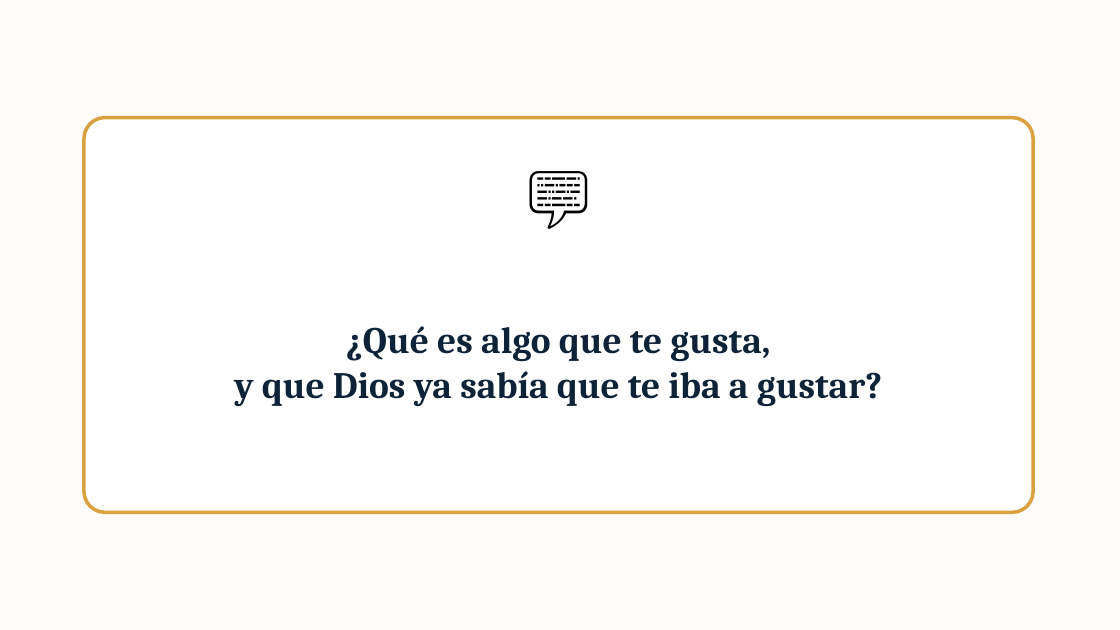
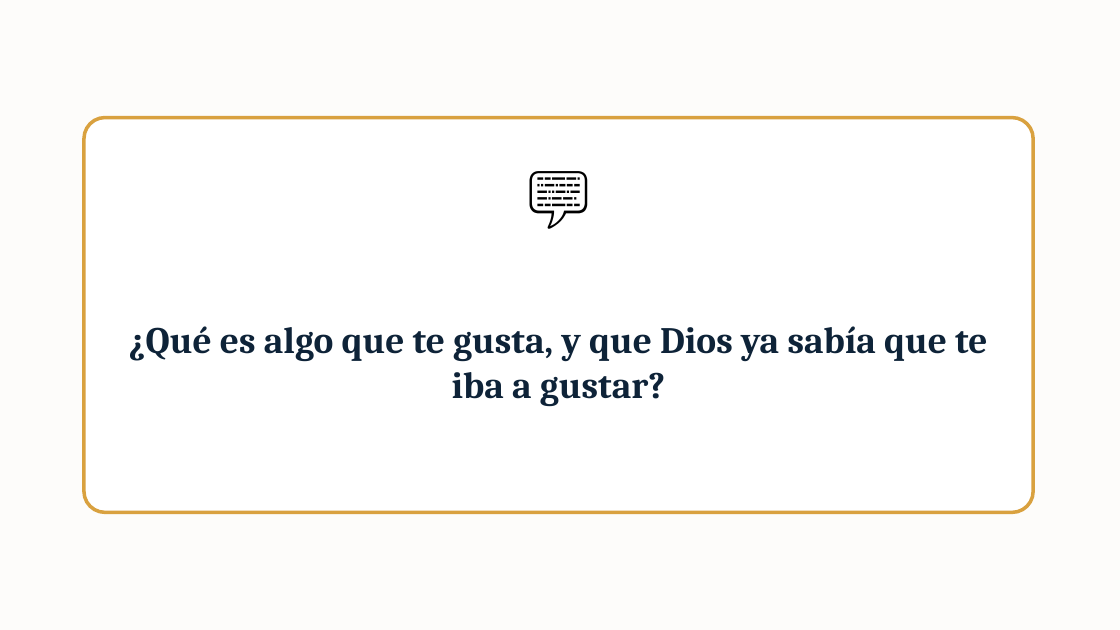
Before and after one commit to Anthonidrm/cimiento-bloque1, a slide deck: slide 6 of public/recursos-semana-3/presentacion-semana-3.pptx. Drawn at 1120x630 pixels with LibreOffice and Linux fonts; fonts in the diff are those of the drawing. Boxes give left, top, right and bottom in pixels: in the first picture for what was removed or moved away, otherwise in the second. Text is boxed around its words. In the diff, an @@ line names an element or a change of style, - is before the commit and + after.

```diff
--- a/public/recursos-semana-3/presentacion-semana-3.pptx
+++ b/public/recursos-semana-3/presentacion-semana-3.pptx
@@ text at bbox=[129, 326, 987, 407]: text changed @@
-¿Qué es algo que te gusta,
-y que Dios ya sabía que te iba a gustar?
+¿Qué es algo que te gusta, y que Dios ya sabía que te iba a gustar?
```
Also in this commit, not shown: 4 other slides changed, 50 other files.
